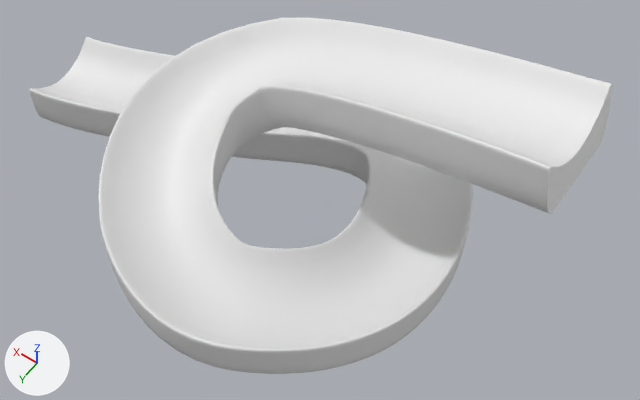
The Blender file Assets/Pipes/pipe1.blend: old version first, new version second.
Rendered twice from a camera (50 mm lens) standing at (-4.84, 9.04, 17.89) and looking at (0.97, 0.9, 5.1). Every picture has the same lights, and +X, +Y and +Z are marked at lower left.

The scene before the commit, as lines of its bpy script (objects in view):
```python
cu_beziercurve = bpy.data.curves.new('BezierCurve', 'CURVE')
cu_beziercurve.dimensions = '3D'
_sp = cu_beziercurve.splines.new('BEZIER'); _sp.bezier_points.add(8)
_sp.bezier_points.foreach_set('co', [-4.2, -0.105, 0.628, 1.419, -0.212, -1.135, 1.526, 2.832, -2.413, -0.383, 3.264, -2.791, -1.473, 2.387, -2.974, -1.986, 0.993, -3.147, -0.841, -1.761, -3.602, 2.802, -1.422, -4.092, 7.166, 0.299, -4.093])
_sp.bezier_points.foreach_set('handle_left', [-4.897, -0.105, 0.748, 0.559, -0.61, -0.667, 2.421, 2.025, -2.159, 0.397, 3.585, -2.747, -1.252, 2.678, -2.919, -1.97, 1.256, -3.132, -1.39, -1.269, -3.51, 2.1, -1.764, -4.05, 6.205, 0.197, -4.108])
_sp.bezier_points.foreach_set('handle_right', [-3.336, -0.106, 0.479, 2.985, 0.514, -1.989, 1.215, 3.112, -2.502, -0.778, 3.102, -2.813, -1.943, 1.767, -3.092, -2.045, 0.0726, -3.198, 0.242, -2.731, -3.782, 3.806, -0.933, -4.153, 8.139, 0.402, -4.077])
for _p, _l, _r in zip(_sp.bezier_points, ['ALIGNED', 'ALIGNED', 'ALIGNED', 'ALIGNED', 'ALIGNED', 'ALIGNED', 'ALIGNED', 'ALIGNED', 'ALIGNED'], ['ALIGNED', 'ALIGNED', 'ALIGNED', 'ALIGNED', 'ALIGNED', 'ALIGNED', 'ALIGNED', 'ALIGNED', 'ALIGNED']): _p.handle_left_type = _l; _p.handle_right_type = _r
_sp.order_u = 0
_sp.order_v = 0
cu_beziercurve.use_path_clamp = True
cu_beziercurve.bevel_mode = 'OBJECT'
cu_beziercurve.bevel_resolution = 0
cu_beziercurve.fill_mode = 'HALF'
cu_beziercurve.twist_mode = 'Z_UP'
cu_beziercurve.use_fill_caps = True
cu_beziercurve.bevel_object = ob_beziercircle
ob_beziercurve = bpy.data.objects.new('BezierCurve', cu_beziercurve)
ob_beziercurve.location = (1.29, 0.22, 8.17)
```
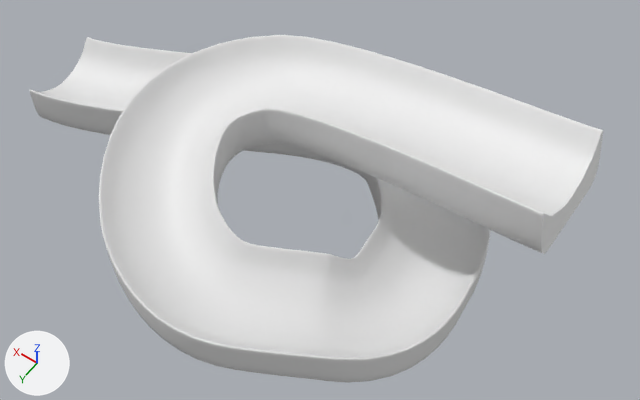
Boxes (x1, y1, x2, y2) around the edits, measured in the pictures (640 x 400 px):
'BezierCurve', reshaped
    before: (29, 18, 612, 374)
    after: (30, 35, 603, 383)

The change, as a list of edits to the scene's bpy script:
```text
Change cu_beziercircle:
    where _sp = cu_beziercircle.splines.new('BEZIER'); _sp.bezier_points.add(6)
    remove _sp.bezier_points.foreach_set('co', [-0.963, -0.0449, 0.0, -0.628, -0.203, 0.0, 0.00437, -0.432, 0.0, 0.664, -0.235, 0.0, 1.045, -0.0612, 0.0, 0.682, -1.02, 0.0, -0.695, -1.014, 0.0])
    remove _sp.bezier_points.foreach_set('handle_left', [-0.965, -0.321, 0.0, -0.834, -0.08, 0.0, -0.216, -0.429, 0.0, 0.439, -0.372, 0.0, 1.044, 0.169, 0.0, 1.08, -1.02, 0.0, -0.337, -1.013, 0.0])
    remove _sp.bezier_points.foreach_set('handle_right', [-0.962, 0.174, 0.0, -0.368, -0.357, 0.0, 0.229, -0.434, 0.0, 0.918, -0.0801, 0.0, 1.047, -0.641, 0.0, 0.274, -1.021, 0.0, -1.06, -1.016, 0.0])
    add _sp.bezier_points.foreach_set('co', [-0.963, -0.0449, 0.0, -0.628, -0.311, 0.0, 0.00437, -0.54, 0.0, 0.664, -0.343, 0.0, 1.045, -0.0612, 0.0, 0.682, -1.02, 0.0, -0.695, -1.014, 0.0])
    add _sp.bezier_points.foreach_set('handle_left', [-0.965, -0.321, 0.0, -0.834, -0.188, 0.0, -0.216, -0.537, 0.0, 0.439, -0.48, 0.0, 1.044, 0.169, 0.0, 1.08, -1.02, 0.0, -0.337, -1.013, 0.0])
    add _sp.bezier_points.foreach_set('handle_right', [-0.962, 0.174, 0.0, -0.368, -0.466, 0.0, 0.229, -0.543, 0.0, 0.918, -0.188, 0.0, 1.047, -0.641, 0.0, 0.274, -1.021, 0.0, -1.06, -1.016, 0.0])
Change cu_beziercurve:
    where _sp = cu_beziercurve.splines.new('BEZIER'); _sp.bezier_points.add(8)
    remove _sp.bezier_points.foreach_set('co', [-4.2, -0.105, 0.628, 1.419, -0.212, -1.135, 1.526, 2.832, -2.413, -0.383, 3.264, -2.791, -1.473, 2.387, -2.974, -1.986, 0.993, -3.147, -0.841, -1.761, -3.602, 2.802, -1.422, -4.092, 7.166, 0.299, -4.093])
    remove _sp.bezier_points.foreach_set('handle_left', [-4.897, -0.105, 0.748, 0.559, -0.61, -0.667, 2.421, 2.025, -2.159, 0.397, 3.585, -2.747, -1.252, 2.678, -2.919, -1.97, 1.256, -3.132, -1.39, -1.269, -3.51, 2.1, -1.764, -4.05, 6.205, 0.197, -4.108])
    remove _sp.bezier_points.foreach_set('handle_right', [-3.336, -0.106, 0.479, 2.985, 0.514, -1.989, 1.215, 3.112, -2.502, -0.778, 3.102, -2.813, -1.943, 1.767, -3.092, -2.045, 0.0726, -3.198, 0.242, -2.731, -3.782, 3.806, -0.933, -4.153, 8.139, 0.402, -4.077])
    add _sp.bezier_points.foreach_set('co', [-4.303, -0.106, -0.28, 1.414, -0.213, -1.549, 1.524, 2.827, -2.435, -0.403, 3.264, -2.72, -1.904, 2.387, -2.883, -2.426, 0.696, -3.15, -0.861, -1.761, -3.517, 2.802, -1.422, -3.837, 7.166, 0.299, -4.093])
    add _sp.bezier_points.foreach_set('handle_left', [-5.0, -0.106, -0.16, 0.512, -0.727, -1.348, 2.419, 2.02, -2.181, 0.377, 3.585, -2.676, -1.634, 2.605, -2.754, -2.434, 0.96, -3.141, -1.411, -1.269, -3.425, 2.1, -1.764, -3.795, 6.205, 0.197, -4.108])
    add _sp.bezier_points.foreach_set('handle_right', [-3.439, -0.106, -0.429, 2.945, 0.66, -1.889, 1.213, 3.106, -2.523, -0.798, 3.102, -2.743, -2.682, 1.757, -3.258, -2.396, -0.431, -3.189, 0.222, -2.731, -3.697, 3.806, -0.933, -3.898, 8.139, 0.402, -4.077])
```
